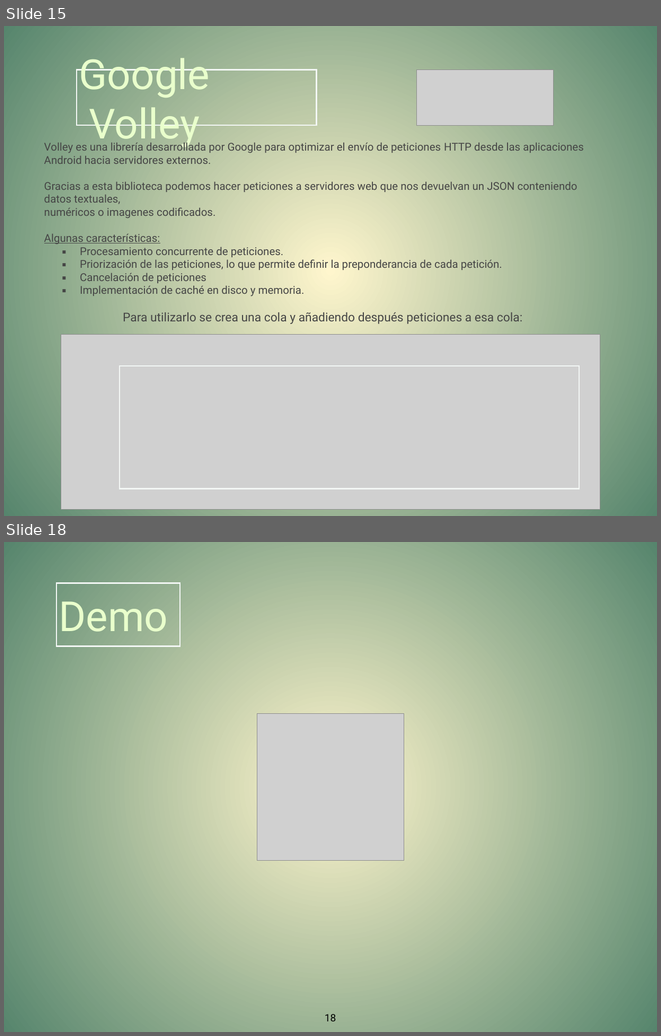
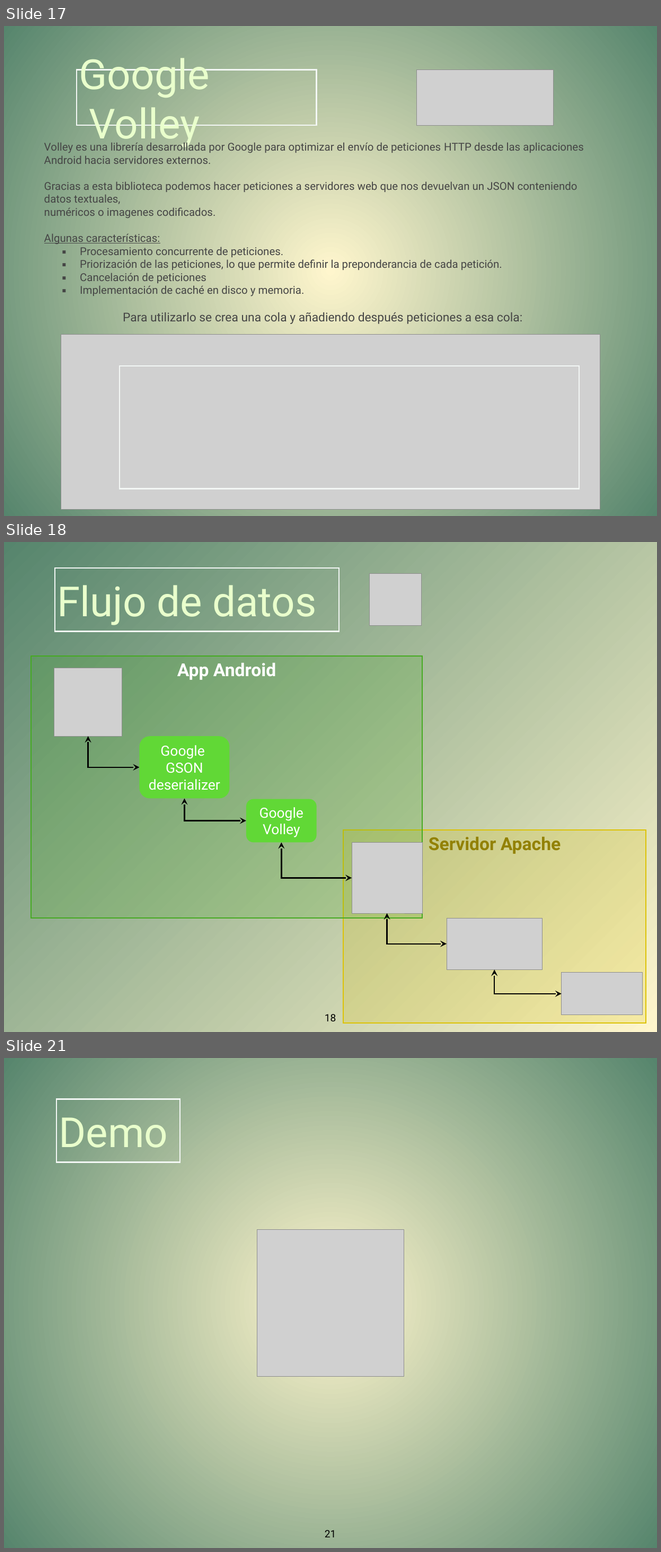
Before and after one commit to todeit02/GarageSale, a slide deck: Presentacion/PresentacionCMppt_2.pptx. Shown one above the other, each under a label of ours: slides 15 and 18 before the commit, slides 17, 18 and 21 after it; the slides between them are not shown. The pictures are 661x1036 and 661x1552 pixels, drawn with LibreOffice and Linux fonts; fonts in the diff are those of the drawing; grey boxes stand for pictures. Boxes give left, top, right and bottom in pixels: in the first picture for what was removed or moved away, otherwise in the second. Text is boxed around its words. In the diff, an @@ line names an element or a change of style, - is before the commit and + after.

```diff
--- a/Presentacion/PresentacionCMppt_2.pptx
+++ b/Presentacion/PresentacionCMppt_2.pptx
@@ slide 18 added at bbox=[4, 542, 657, 1032], background gradient #FFF6CD to #56856D @@
@@ rectangle added at bbox=[55, 568, 339, 632], outline #F3F7F5 2 pt, 65 pt, text #E9FFCC @@
+Flujo de datos
@@ picture added at bbox=[370, 574, 422, 626] @@
@@ rectangle added at bbox=[31, 656, 422, 918], fill #45AA21 at 20% opacity, outline #45AA21 1.5 pt, 28 pt, text #FFFFFF, bold @@
+App Android
@@ picture added at bbox=[54, 668, 122, 736] @@
@@ elbow double arrow added from (88, 736) to (140, 767), #000000 2 pt @@
@@ rounded rectangle added at bbox=[140, 736, 229, 798], fill #61D836, 22 pt, text #FFFFFF @@
+Google
+GSON deserializer
@@ elbow double arrow added from (184, 798) to (246, 821), #000000 2 pt @@
@@ rounded rectangle added at bbox=[246, 799, 317, 843], fill #61D836, 22 pt, text #FFFFFF @@
+Google
+Volley
@@ elbow double arrow added from (281, 843) to (352, 877), #000000 2 pt @@
@@ rectangle added at bbox=[343, 830, 646, 1023], fill #DCC205 at 20% opacity, outline #DCC205 1.5 pt, 28 pt, text #928104, bold @@
+Servidor Apache
@@ picture added at bbox=[352, 843, 422, 913] @@
@@ elbow double arrow added from (387, 913) to (447, 944), #000000 2 pt @@
@@ picture added at bbox=[447, 918, 542, 970] @@
@@ elbow double arrow added from (494, 970) to (562, 994), #000000 2 pt @@
@@ picture added at bbox=[562, 972, 642, 1015] @@
@@ page number added at bbox=[325, 1014, 336, 1021], 16 pt, text #000000 @@
+18
@@ what was slide 15 is now slide 17 @@
@@ what was slide 18 is now slide 21 @@
@@ page number at bbox=[325, 1530, 336, 1537]: text changed @@
-18
+21
```
Also in this commit, not shown: 10 slides changed, 2 other slides added.
